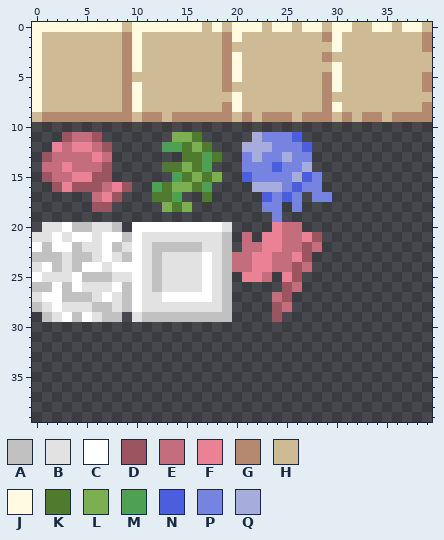
Pixel-art sprite, stored at Resource/Image/Squares.png. Above, as it was before the edit.
The file is 40x40 pixels.
Palette (. is transparent): A #c1c1c1  B #e2e2e2  C #ffffff  D #9b5561  E #c46d7d  F #ea8194  G #b58970  H #cebb96  J #fffae0  K #507a2e  L #7caf52  M #4ea055  N #4b5edd  P #7683e0  Q #a6addd
Pixels before, first column x 0:
 0 JJJJJJJJJHJJJJJJJHJHJJJHJJHJJHJJHHJJHJJH
 1 JHHHHHHHHGJHHHHHHHHGJHHHHHHHHGJHHHHHHHHG
 2 JHHHHHHHHGJHHHHHHHHGHHHHHHHHHHJHHHHHHHHG
 3 JHHHHHHHHGJHHHHHHHHGJHHHHHHHHGHHHHHHHHHH
 4 JHHHHHHHHGJHHHHHHHHGJHHHHHHHHHJHHHHHHHHH
 5 JHHHHHHHHGHHHHHHHHHGJHHHHHHHHGJHHHHHHHHG
 6 JHHHHHHHHGJHHHHHHHHGHHHHHHHHHGJHHHHHHHHG
 7 JHHHHHHHHGJHHHHHHHHHJHHHHHHHHGHHHHHHHHHH
 8 JHHHHHHHHGJHHHHHHHHGJHHHHHHHHGJHHHHHHHHG
 9 HGGGGGGGGGHGGHGGGGGGHGHGGGHGGGHGHGGHGGGG
10 ........................................
11 ...DEED.......LLK.....QPPPN.............
12 ..FEFFED.....MMKLK...QQQPPPN............
13 .DEEEEFE.......KKMK..PQPPQPP............
14 .EEFEEED.....KKLKM...PPPNPPQ............
15 .DEEFFDD......MKLKL..NPPPPQNP...........
16 ..DFDDDEFD..MKLLKM....QQQPNPP...........
17 ......EFD...KKM..K.....NPNP.PP..........
18 ......DD.....LKL.......PP.P.............
19 ........................P...............
20 .BBCAABBA.CCCCCCCCCB....FEE.............
21 BBCBCCBCCACBBBBBBBBA.E.FFEEFD...........
22 CACCABBCABCBAAAAABBA.EEFFEEDE...........
23 AAABAABCBACBABBBBCBAEEFFEEFD............
24 BCABACCBCCCBABBBBCBAEEFFEEDE............
25 CBBBCAAABBCBABBBBCBA.FFE.FD.............
26 AACACBBBCACBABBBBCBA.....DE.............
27 BCCAAABCBACBBCCCCCBA....ED..............
28 ABCBBBAABACBBBBBBBBA....DE..............
29 .ABCACBAA.BAAAAAAAAA....D...............
After:
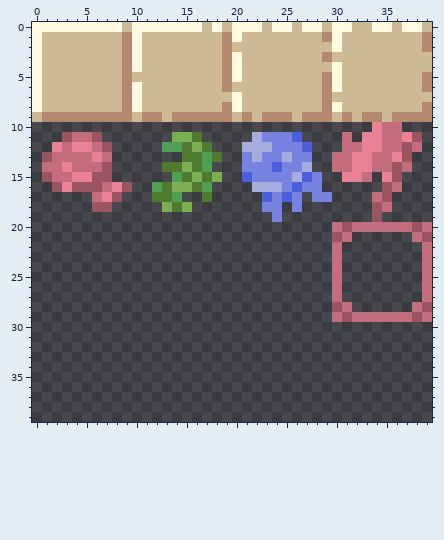
The edit:
y 10: x 34..36 ... -> FEE
y 11: x 31 . -> E; x 33..38 ...... -> FFEEFD
y 12: x 31..38 ........ -> EEFFEEDE
y 13: x 30..37 ........ -> EEFFEEFD
y 14: x 30..37 ........ -> EEFFEEDE
y 15: x 31..33 ... -> FFE; x 35..36 .. -> FD
y 16: x 35..36 .. -> DE
y 17: x 34..35 .. -> ED
y 18: x 34..35 .. -> DE
y 19: x 34 . -> D
y 20: x 1..8 BBCAABBA -> ........; x 10..19 CCCCCCCCCB -> ..........; x 24..26 FEE -> ...; x 30..39 .......... -> EDEEEEEEDE
y 21: x 0..19 BBCBCCBCCACBBBBBBBBA -> ....................; x 21 E -> .; x 23..28 FFEEFD -> ......; x 30..31 .. -> DE; x 38..39 .. -> ED
y 22: x 0..19 CACCABBCABCBAAAAABBA -> ....................; x 21..28 EEFFEEDE -> ........; x 30 . -> E; x 39 . -> E
y 23: x 0..27 AAABAABCBACBABBBBCBAEEFFEEFD -> ............................; x 30 . -> E; x 39 . -> E
y 24: x 0..27 BCABACCBCCCBABBBBCBAEEFFEEDE -> ............................; x 30 . -> E; x 39 . -> E
y 25: x 0..19 CBBBCAAABBCBABBBBCBA -> ....................; x 21..23 FFE -> ...; x 25..26 FD -> ..; x 30 . -> E; x 39 . -> E
y 26: x 0..19 AACACBBBCACBABBBBCBA -> ....................; x 25..26 DE -> ..; x 30 . -> E; x 39 . -> E
y 27: x 0..19 BCCAAABCBACBBCCCCCBA -> ....................; x 24..25 ED -> ..; x 30 . -> E; x 39 . -> E
y 28: x 0..19 ABCBBBAABACBBBBBBBBA -> ....................; x 24..25 DE -> ..; x 30..31 .. -> DE; x 38..39 .. -> ED
y 29: x 1..8 ABCACBAA -> ........; x 10..19 BAAAAAAAAA -> ..........; x 24 D -> .; x 30..39 .......... -> EDEEEEEEDE
Boxes around the changes in both pictures, in picture pixels (x1, y1, x2, y2):
changed: (32, 122, 432, 322)
